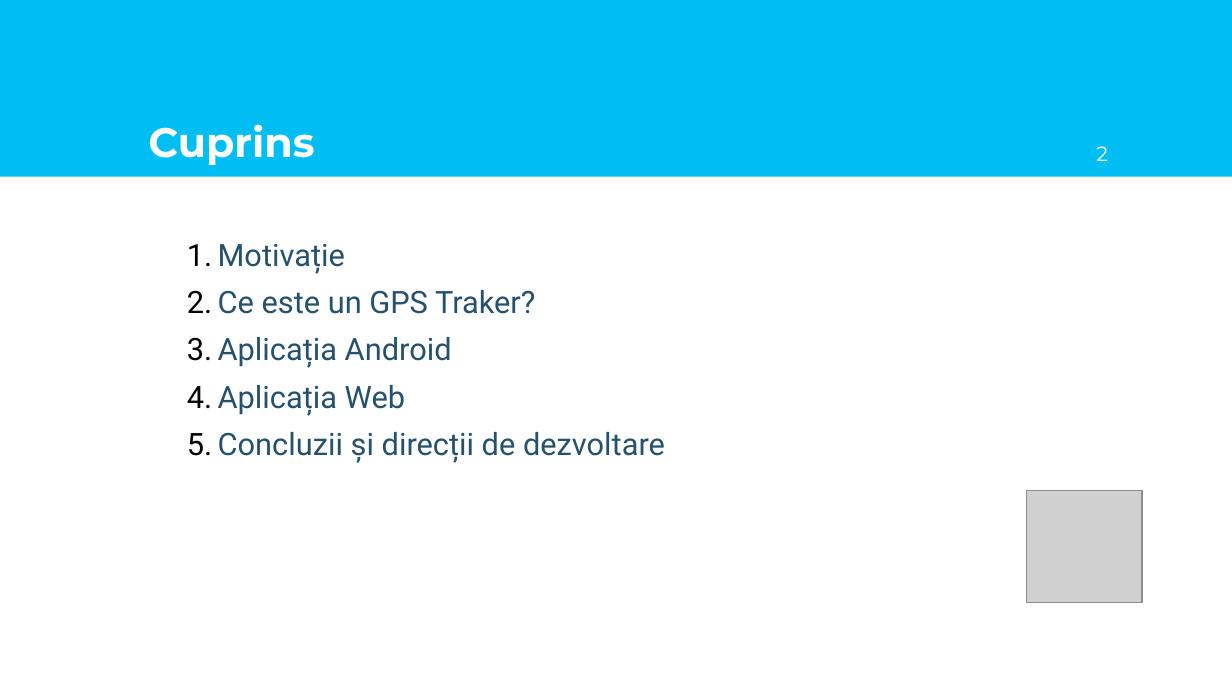
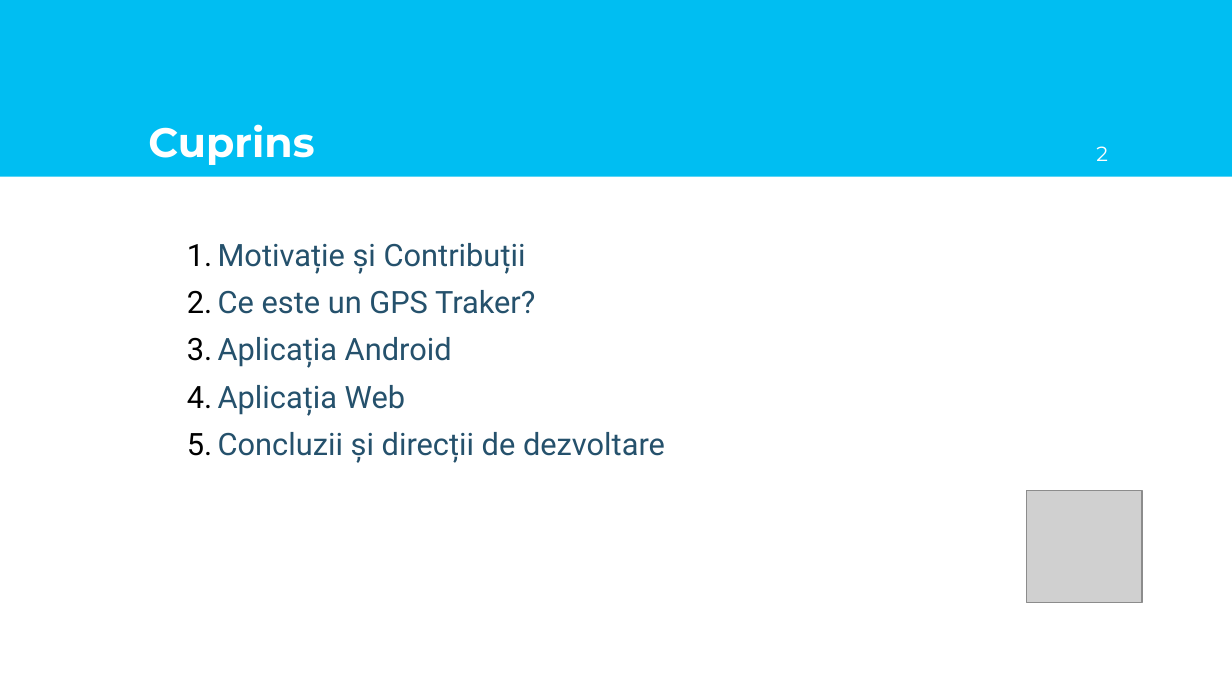
Before and after one commit to a13x95/Tracker, a slide deck: slide 2 of Licenta2018PoputoaiaAlexandruVasile/PrezentareLicentă.pptx. Drawn at 1232x693 pixels with LibreOffice and Linux fonts; fonts in the diff are those of the drawing; grey boxes stand for pictures; background and template pictures are left out. Boxes give left, top, right and bottom in pixels: in the first picture for what was removed or moved away, otherwise in the second. Text is boxed around its words. In the diff, an @@ line names an element or a change of style, - is before the commit and + after.

```diff
--- a/Licenta2018PoputoaiaAlexandruVasile/PrezentareLicentă.pptx
+++ b/Licenta2018PoputoaiaAlexandruVasile/PrezentareLicentă.pptx
@@ text at [218,243,526,274]: text changed @@
-1. Motivație
+1. Motivație și Contribuții
```
Also in this commit, not shown: 2 other slides changed, 1 other file.
